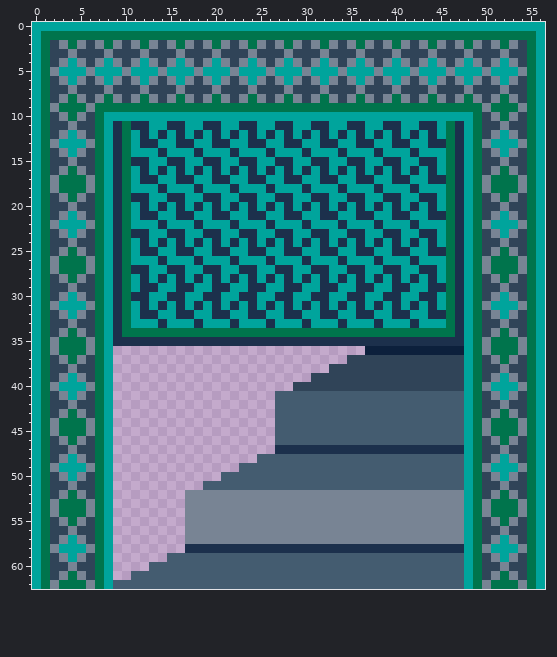
Two states of a pixel-art sprite, PoP/resources/Sprites_400/Dungeon/door/final_door_opening/frame09.png. This is how it looked before the edit.
The file is 114x126 pixels, drawn in blocks of 2x2; one block is one cell here.
Once edited:
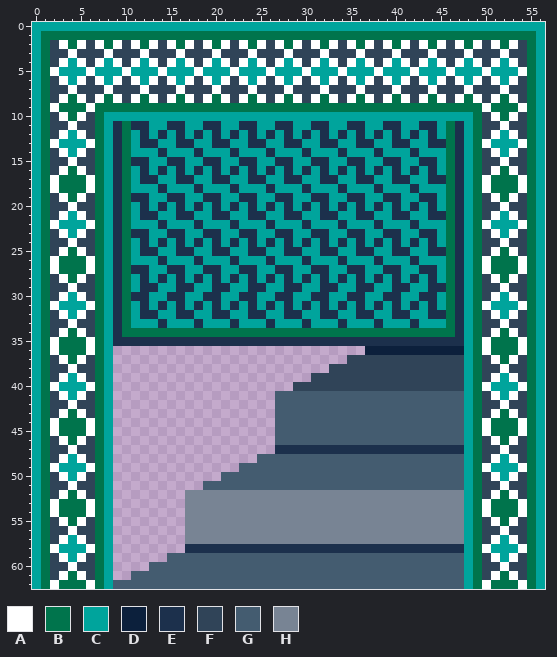
Palette (. is transparent): A #ffffff  B #00744c  C #00a49c  D #0c203c  E #1c304c  F #304458  G #445c70  H #788494
Edits made:
Changed rows in their new state; - is an unchanged pixel.
first column x 2:
 2 -A-A-A-A-A-A-A-A-A-A-A-A-A-A-A-A-A-A-A-A-A-A-A-A-A-A-
 3 --A---A---A---A---A---A---A---A---A---A---A---A---A--
 4 -A-A-A-A-A-A-A-A-A-A-A-A-A-A-A-A-A-A-A-A-A-A-A-A-A-A-
 5 A---A---A---A---A---A---A---A---A---A---A---A---A---A
 6 -A-A-A-A-A-A-A-A-A-A-A-A-A-A-A-A-A-A-A-A-A-A-A-A-A-A-
 7 --A---A---A---A---A---A---A---A---A---A---A---A---A--
 8 -A-A-A-A-A-A-A-A-A-A-A-A-A-A-A-A-A-A-A-A-A-A-A-A-A-A-
 9 A---A-------------------------------------------A---A
10 -A-A---------------------------------------------A-A-
11 --A-----------------------------------------------A--
12 -A-A---------------------------------------------A-A-
13 A---A-------------------------------------------A---A
14 -A-A---------------------------------------------A-A-
15 --A-----------------------------------------------A--
16 -A-A---------------------------------------------A-A-
17 A---A-------------------------------------------A---A
18 A---A-------------------------------------------A---A
19 -A-A---------------------------------------------A-A-
20 --A-----------------------------------------------A--
21 -A-A---------------------------------------------A-A-
22 A---A-------------------------------------------A---A
23 -A-A---------------------------------------------A-A-
24 --A-----------------------------------------------A--
25 -A-A---------------------------------------------A-A-
26 A---A-------------------------------------------A---A
27 A---A-------------------------------------------A---A
28 -A-A---------------------------------------------A-A-
29 --A-----------------------------------------------A--
30 -A-A---------------------------------------------A-A-
31 A---A-------------------------------------------A---A
32 -A-A---------------------------------------------A-A-
33 --A-----------------------------------------------A--
34 -A-A---------------------------------------------A-A-
35 A---A-------------------------------------------A---A
36 A---A-------------------------------------------A---A
37 -A-A---------------------------------------------A-A-
38 --A-----------------------------------------------A--
39 -A-A---------------------------------------------A-A-
40 A---A-------------------------------------------A---A
41 -A-A---------------------------------------------A-A-
42 --A-----------------------------------------------A--
43 -A-A---------------------------------------------A-A-
44 A---A-------------------------------------------A---A
45 A---A-------------------------------------------A---A
46 -A-A---------------------------------------------A-A-
47 --A-----------------------------------------------A--
48 -A-A---------------------------------------------A-A-
49 A---A-------------------------------------------A---A
50 -A-A---------------------------------------------A-A-
51 --A-----------------------------------------------A--
52 -A-A---------------------------------------------A-A-
53 A---A-------------------------------------------A---A
54 A---A-------------------------------------------A---A
55 -A-A---------------------------------------------A-A-
56 --A-----------------------------------------------A--
57 -A-A---------------------------------------------A-A-
58 A---A-------------------------------------------A---A
59 -A-A---------------------------------------------A-A-
60 --A-----------------------------------------------A--
61 -A-A---------------------------------------------A-A-
62 A---A-------------------------------------------A---A
Boxes around the changes in both pictures, in picture pixels (x1, y1, x2, y2):
changed: (50, 40, 527, 589)
